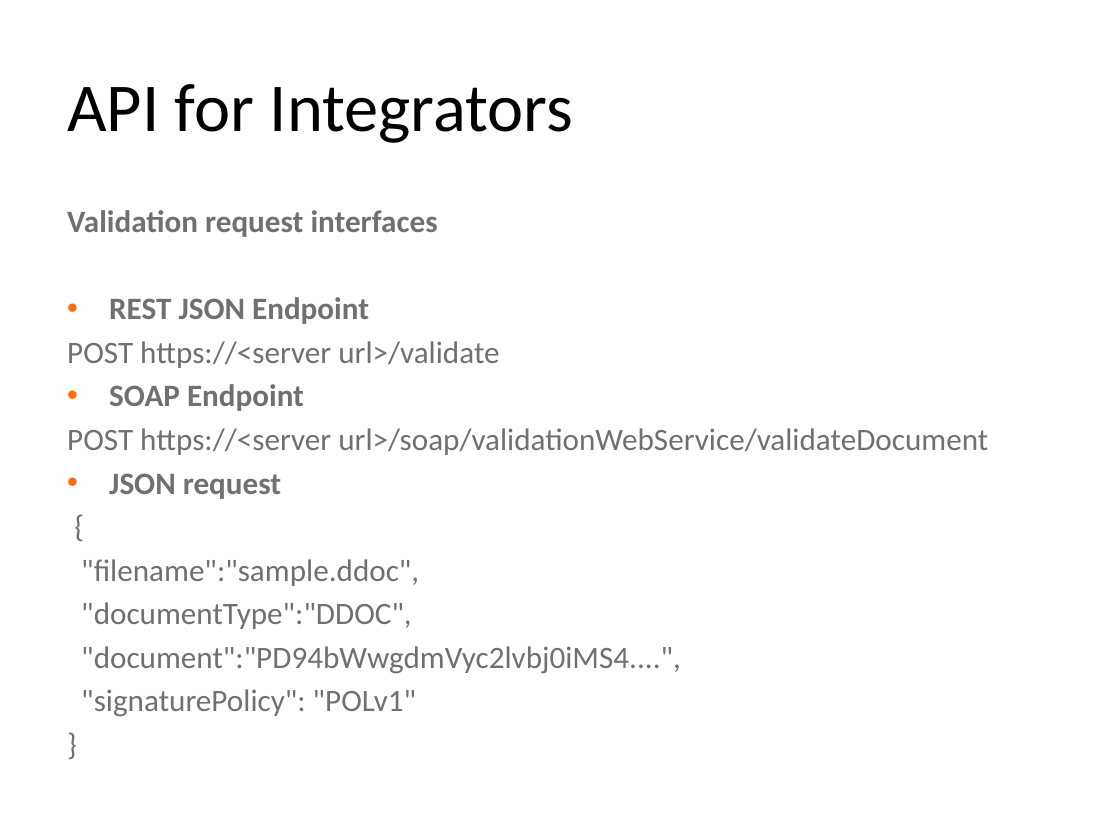
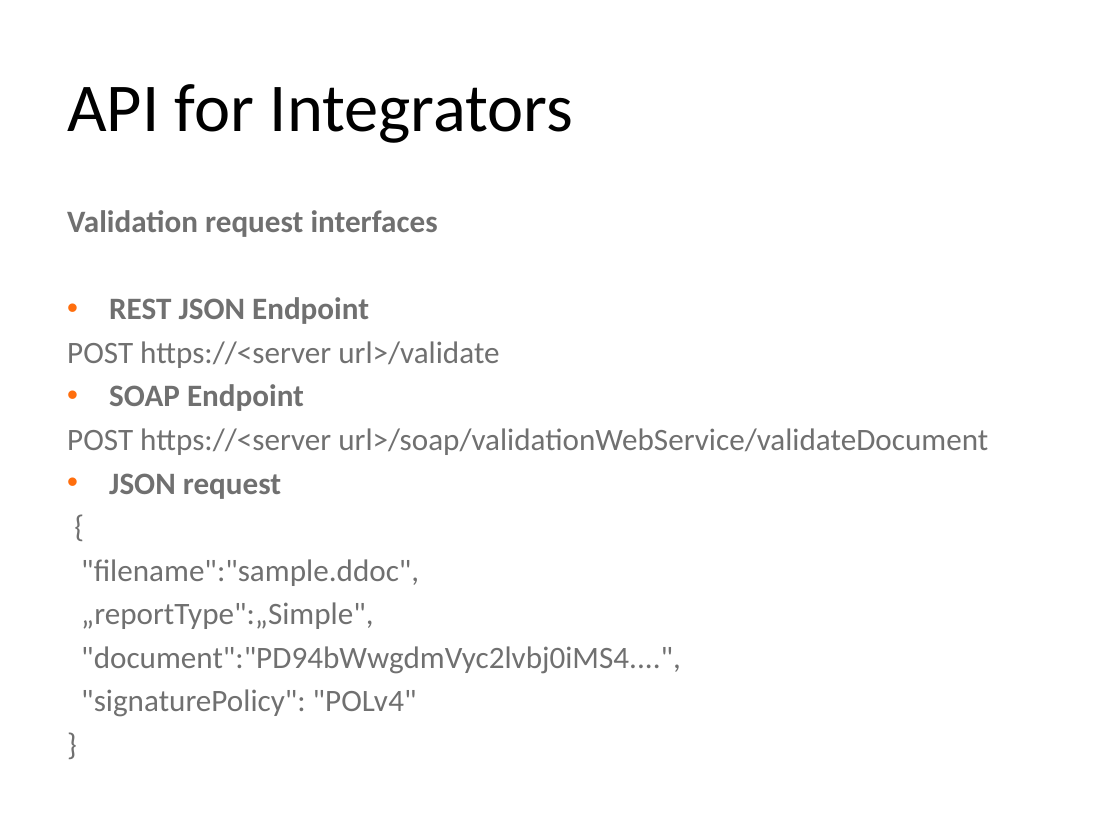
Before and after one commit to open-eid/SiVa, a slide deck: slide 6 of docs/presentation/SiVA_presentation_ENG.pptx. Drawn at 1120x840 pixels with LibreOffice and Linux fonts; fonts in the diff are those of the drawing. Boxes give left, top, right and bottom in pixels: in the first picture for what was removed or moved away, otherwise in the second. Text is boxed around its words. In the diff, an @@ line names an element or a change of style, - is before the commit and + after.

Commit message:
SIVARIA2-142 Presentation documentation update

```diff
--- a/docs/presentation/SiVA_presentation_ENG.pptx
+++ b/docs/presentation/SiVA_presentation_ENG.pptx
@@ text at [81,602,373,629]: text changed @@
-"documentType":"DDOC",
+„reportType":„Simple",
@@ text at [81,689,417,717]: text changed @@
-"signaturePolicy": "POLv1"
+"signaturePolicy": "POLv4"
```
Also in this commit, not shown: 5 other slides changed, 3 other files.
